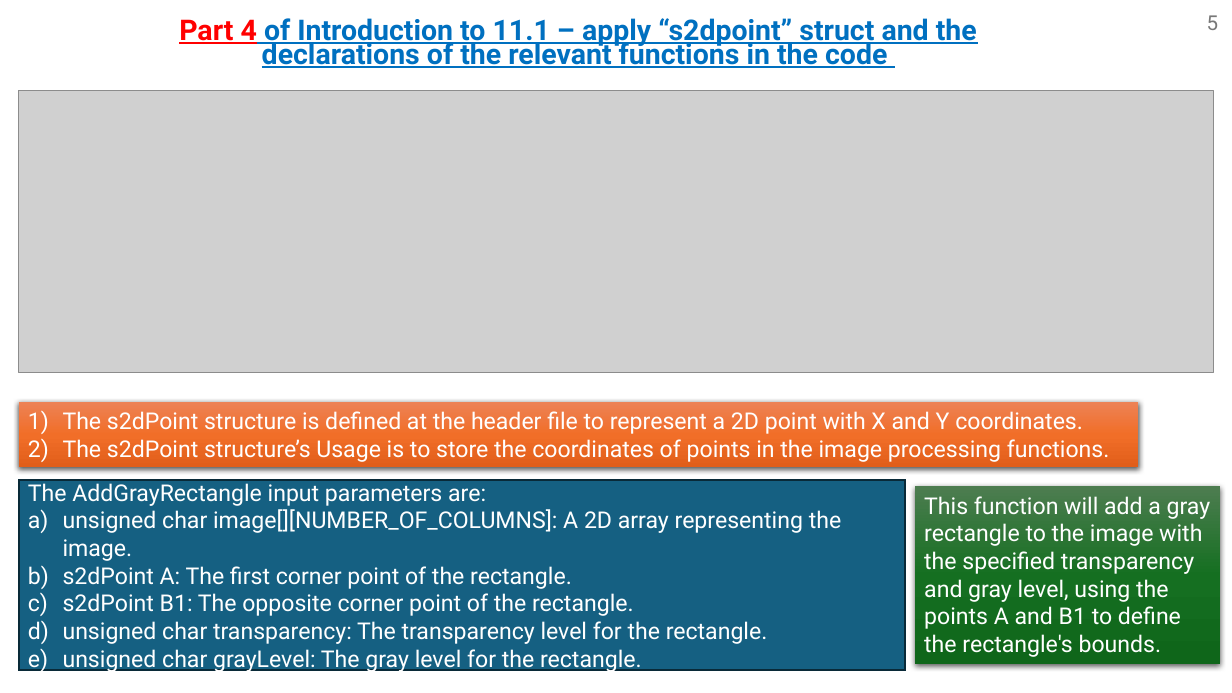
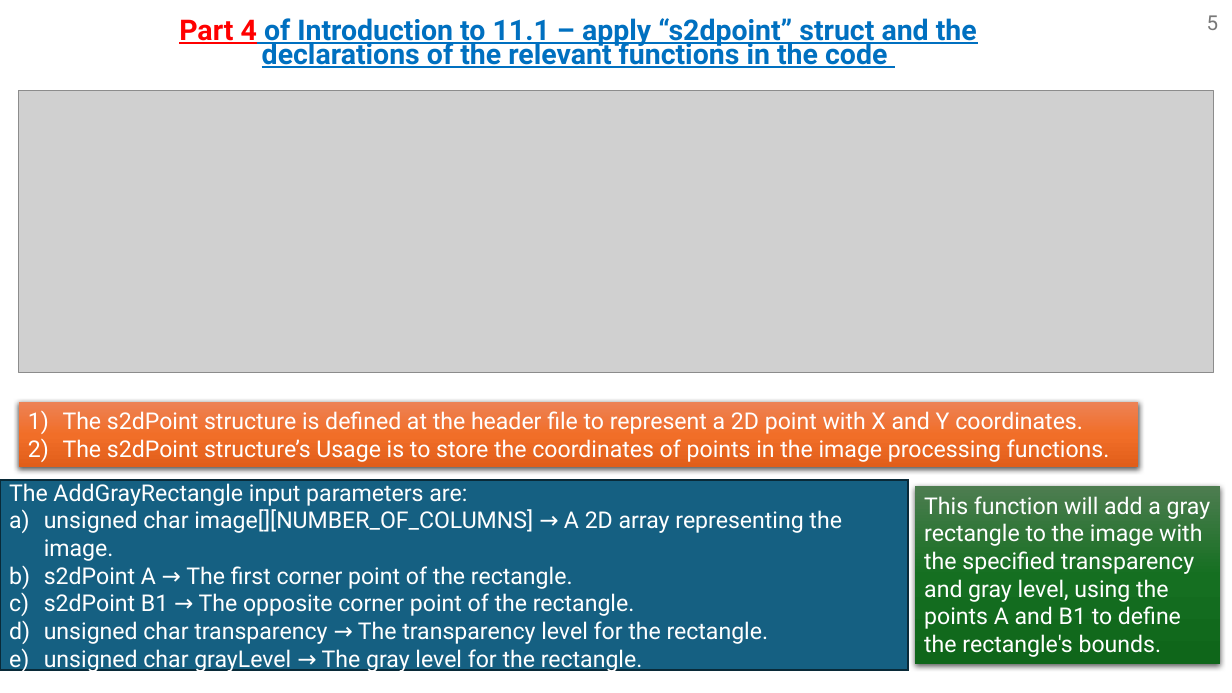
Before and after one commit to omripony/image-processing, a slide deck: slide 5 of labs/Assignment_11.pptx. Drawn at 1232x693 pixels with LibreOffice and Linux fonts; fonts in the diff are those of the drawing; grey boxes stand for pictures. Boxes give left, top, right and bottom in pixels: in the first picture for what was removed or moved away, otherwise in the second. Text is boxed around its words. In the diff, an @@ line names an element or a change of style, - is before the commit and + after.

Commit message:
update

```diff
--- a/labs/Assignment_11.pptx
+++ b/labs/Assignment_11.pptx
@@ rectangle "The AddGrayRectangle input parameters are:": place and size @@
-rectangle "The AddGrayRectangle input parameters are:" at bbox=[18, 480, 905, 670]
+rectangle "The AddGrayRectangle input parameters are:" at bbox=[0, 480, 909, 670]
@@ text in rectangle at bbox=[44, 509, 842, 672]: text changed @@
-a) unsigned char image[][NUMBER_OF_COLUMNS]: A 2D array representing the image.
-b) s2dPoint A: The first corner point of the rectangle.
-c) s2dPoint B1: The opposite corner point of the rectangle.
-d) unsigned char transparency: The transparency level for the rectangle.
-e) unsigned char grayLevel: The gray level for the rectangle.
+a) unsigned char image[][NUMBER_OF_COLUMNS] → A 2D array representing the image.
+b) s2dPoint A → The first corner point of the rectangle.
+c) s2dPoint B1 → The opposite corner point of the rectangle.
+d) unsigned char transparency → The transparency level for the rectangle.
+e) unsigned char grayLevel → The gray level for the rectangle.
```
Also in this commit, not shown: 2 other slides changed, 9 slides added.
